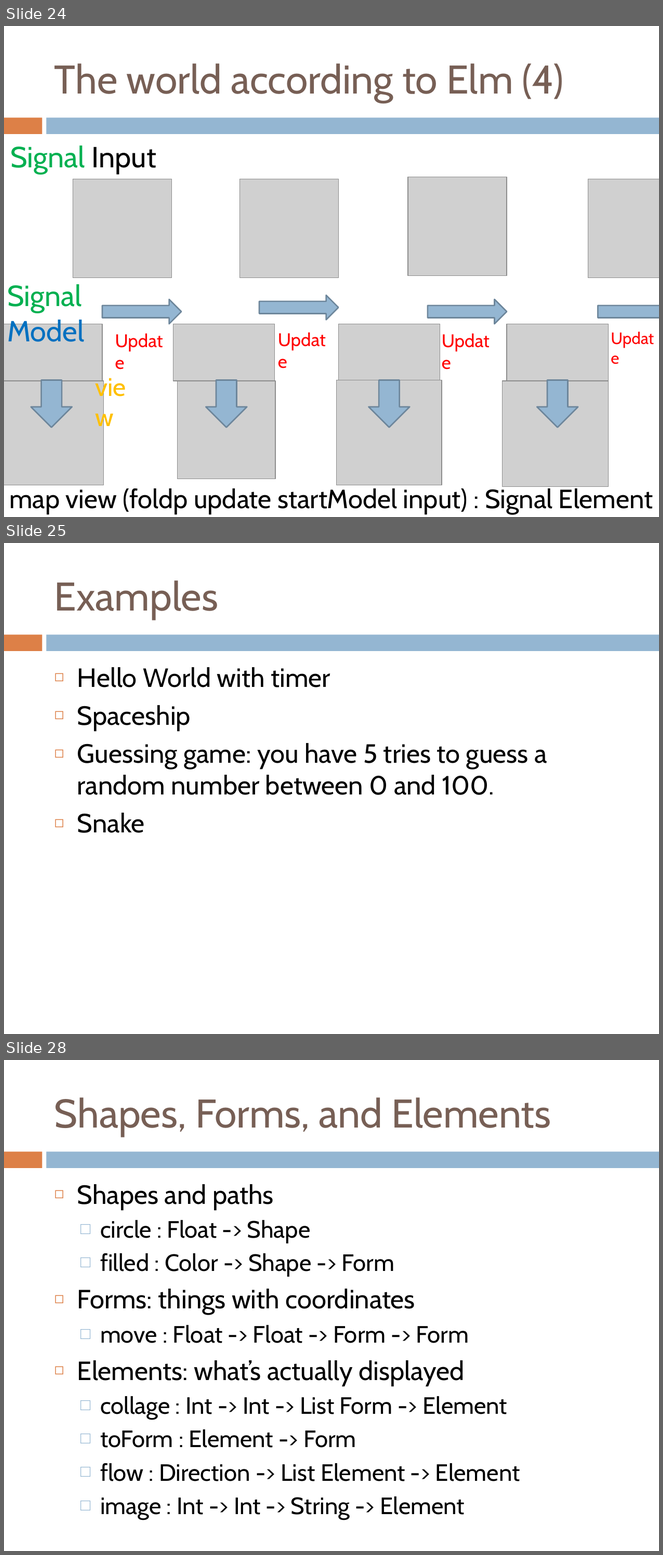
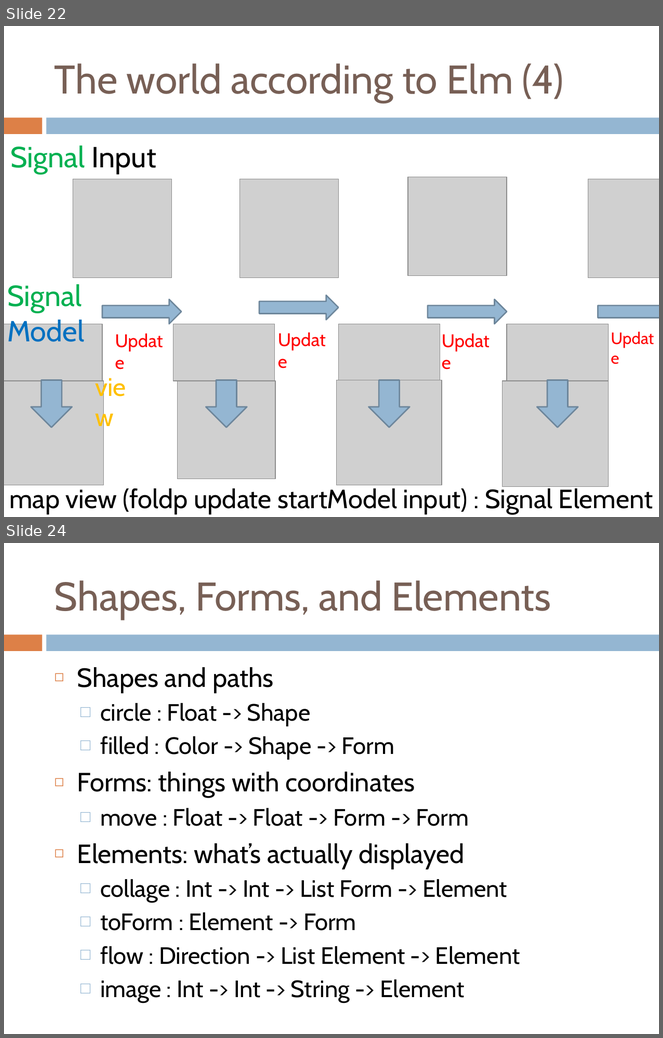
Before and after one commit to holdenlee/elm-class, a slide deck: lesson/Game Programming with Elm 2016.pptx. Shown one above the other, each under a label of ours: slides 24, 25 and 28 before the commit, slides 22 and 24 after it; the slides between them are not shown. The pictures are 663x1555 and 663x1038 pixels, drawn with LibreOffice and Linux fonts; fonts in the diff are those of the drawing; grey boxes stand for pictures. Boxes give left, top, right and bottom in pixels: in the first picture for what was removed or moved away, otherwise in the second. Text is boxed around its words. In the diff, an @@ line names an element or a change of style, - is before the commit and + after.

```diff
--- a/lesson/Game Programming with Elm 2016.pptx
+++ b/lesson/Game Programming with Elm 2016.pptx
@@ slide 25 removed at <box>4,543,659,1034</box>, background #FFFFFF; not listed: 2 template elements that a slide beside it also shows @@
@@ title removed at <box>54,580,218,619</box> @@
-Examples
@@ text removed at <box>77,667,547,833</box> @@
-◻ Hello World with timer
-◻ Spaceship
-◻ Guessing game: you have 5 tries to guess a random number between 0 and 100.
-◻ Snake
@@ what was slide 24 is now slide 22 @@
@@ what was slide 28 is now slide 24 @@
```
Also in this commit, not shown: 5 slides changed, 2 slides added, 4 other slides removed, 1 other file.
